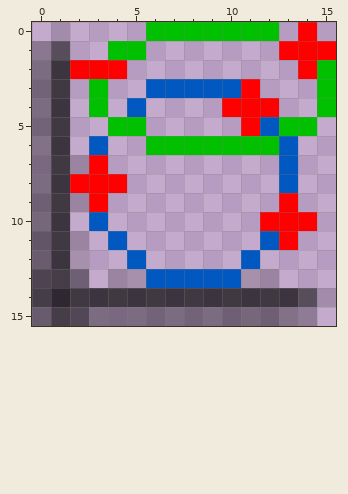
Pixel-art sprite, stored at org.dawnsci.plotting/icons/eclipsecirclepoints.png. Above, as it was before the edit.
The file is 16x16 pixels. Pixels under 10% opacity are left out. Colours within 5 levels of each other are drawn and written as one.
Once edited:
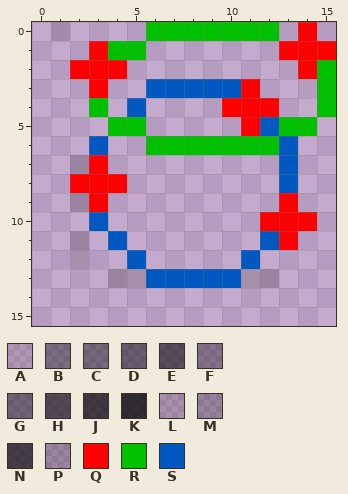
Palette (. is transparent): A #0909091d  B #0a0a0a63  C #0a0a0a6b  D #0a0a0a7c  E #0a0a0a94  F #0b0b0b5b  G #0b0b0b73  H #0b0b0b9d  J #0b0b0bb6  K #0b0b0bcb  L #0c0c0c2a  M #0c0c0c41  N #0c0c0cb0  P #0d0d0d3a  Q #ff0000  R #00c000  S #0058c0
Edits made:
{"y":1,"x":0,"old":"ME","new":".."}
{"y":1,"x":3,"old":".","new":"Q"}
{"y":2,"x":0,"old":"BJ","new":".."}
{"y":3,"x":0,"old":"BJ","new":".."}
{"y":3,"x":3,"old":"R","new":"Q"}
{"y":4,"x":0,"old":"BJ","new":".."}
{"y":5,"x":0,"old":"BJ","new":".."}
{"y":6,"x":0,"old":"FJ","new":".."}
{"y":7,"x":0,"old":"FJ","new":".."}
{"y":8,"x":0,"old":"BJ","new":".."}
{"y":9,"x":0,"old":"CJ","new":".."}
{"y":10,"x":0,"old":"CJ","new":".."}
{"y":11,"x":0,"old":"DJ","new":".."}
{"y":12,"x":0,"old":"DJ","new":".."}
{"y":13,"x":0,"old":"HNC","new":"..."}
{"y":14,"x":0,"old":"NKJJJJJJJJJJJJEA","new":"................"}
{"y":15,"x":0,"old":"GNEBFBBBBBCCCFP","new":"..............."}
{"label":"changed","picture_box":[32,41,336,326]}
